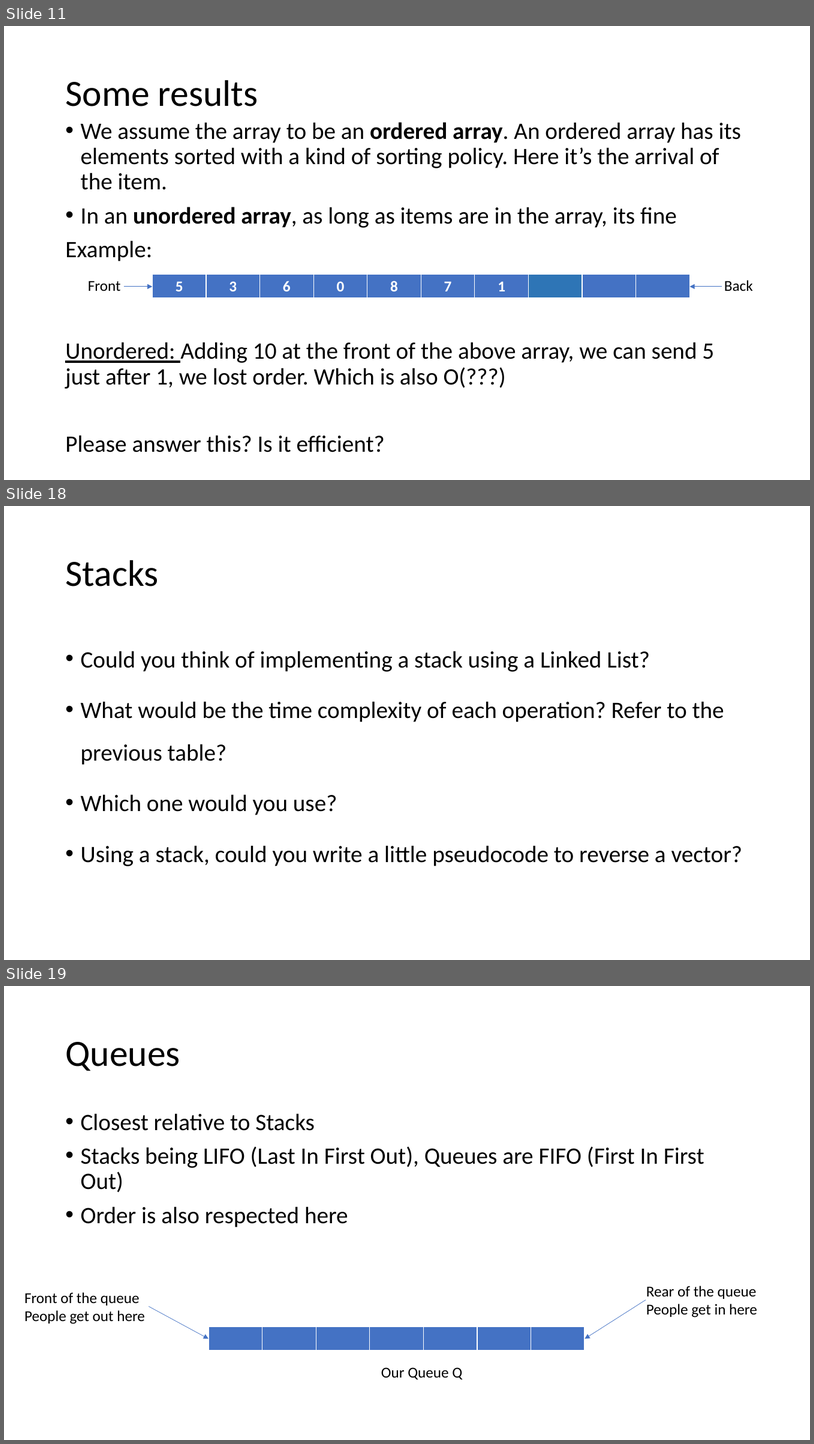
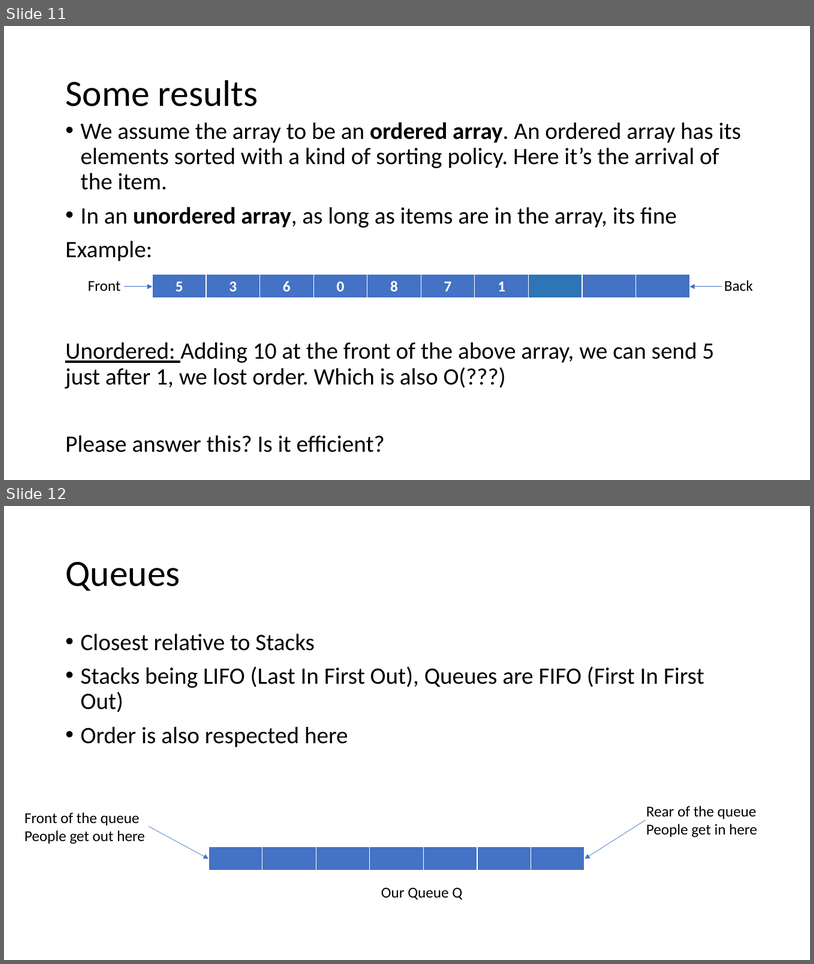
Before and after one commit to juliennyambal/COMS-1021-A-2019, a slide deck: Stacks and Queues/Queues.pptx. Shown one above the other, each under a label of ours: slides 11, 18 and 19 before the commit, slides 11 and 12 after it; the slides between them are not shown. The pictures are 814x1444 and 814x964 pixels, drawn with LibreOffice and Linux fonts; fonts in the diff are those of the drawing. Boxes give left, top, right and bottom in pixels: in the first picture for what was removed or moved away, otherwise in the second. Text is boxed around its words. In the diff, an @@ line names an element or a change of style, - is before the commit and + after.

```diff
--- a/Stacks and Queues/Queues.pptx
+++ b/Stacks and Queues/Queues.pptx
@@ slide 18 removed at [4, 506, 810, 960], background #FFFFFF @@
@@ title removed at [65, 560, 158, 586] @@
-Stacks
@@ text removed at [81, 651, 743, 866] @@
-• Could you think of implementing a stack using a Linked List?
-• What would be the time complexity of each operation? Refer to the previous table?
-• Which one would you use?
-• Using a stack, could you write a little pseudocode to reverse a vector?
@@ what was slide 19 is now slide 12 @@
```
Also in this commit, not shown: 1 slide changed, 2 slides added, 6 other slides removed.
